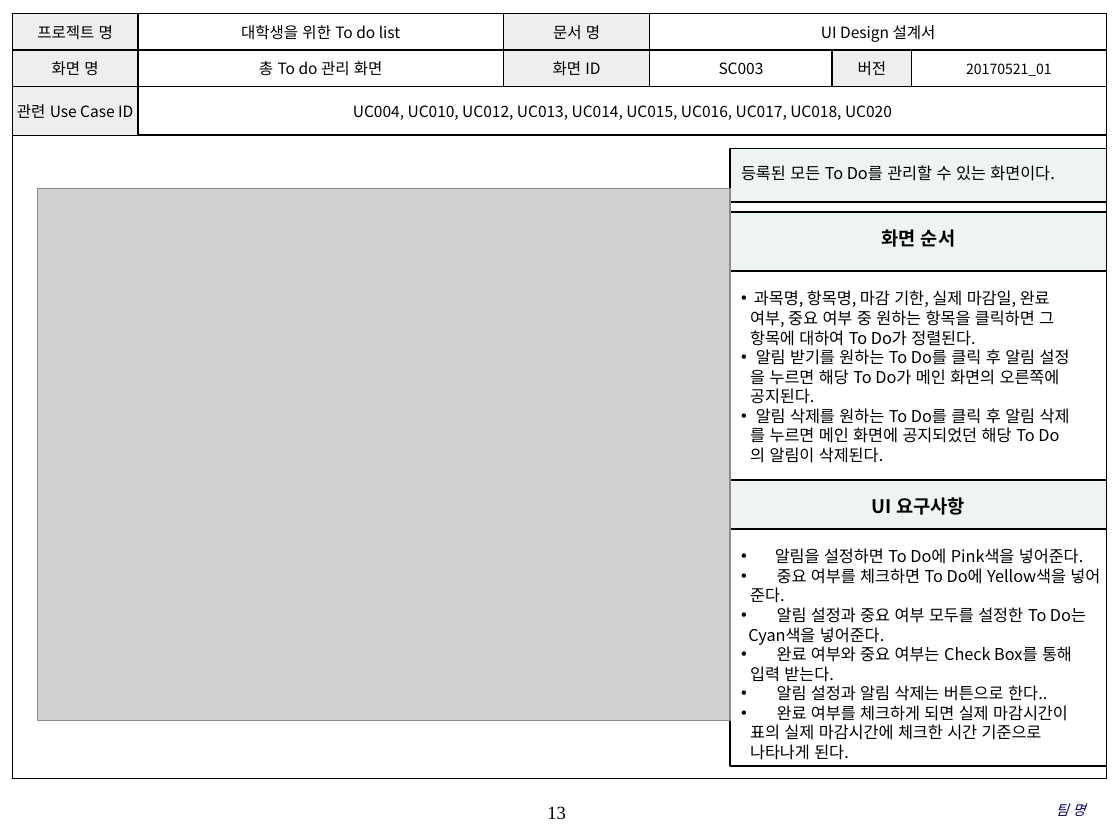
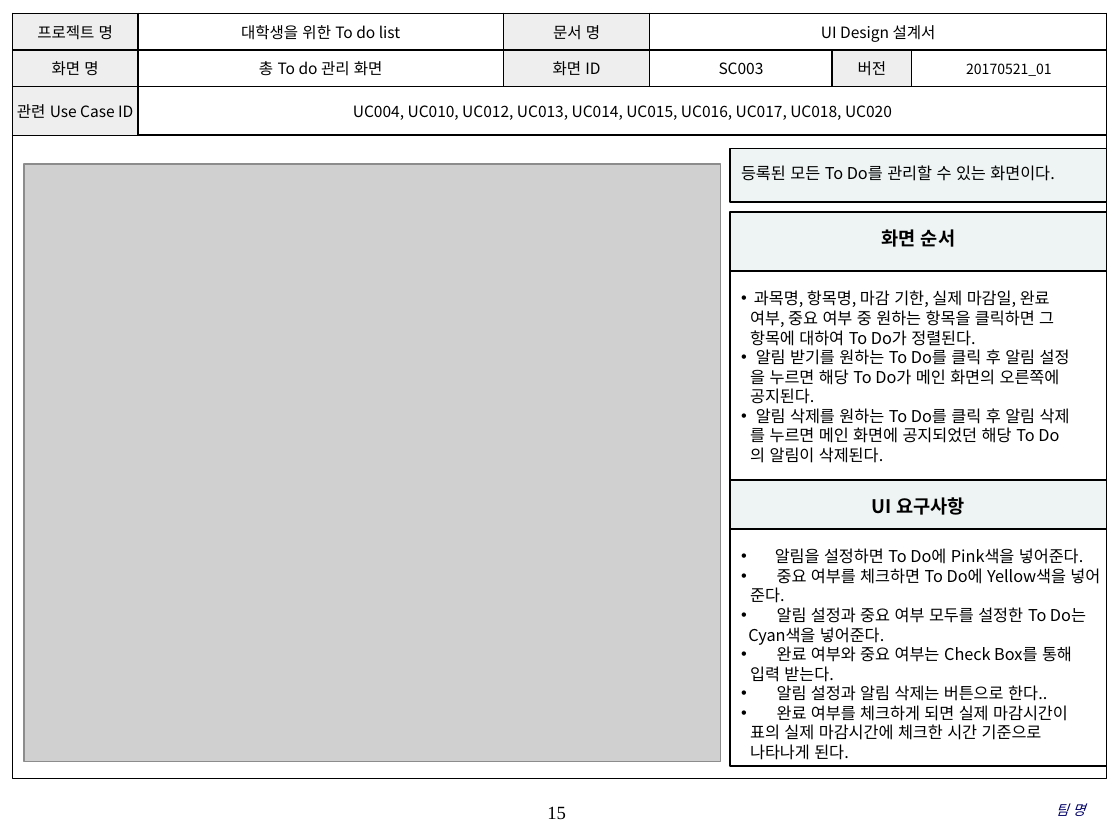
Before and after one commit to SE-admin/SE2017_4_tuna, a slide deck: slide 15 of doc/3_ 설계서/UI Design 설계서.pptx (slide 13 before the commit). Drawn at 1120x840 pixels with LibreOffice and Linux fonts; fonts in the diff are those of the drawing; grey boxes stand for pictures; background and template pictures are left out. Boxes give left, top, right and bottom in pixels: in the first picture for what was removed or moved away, otherwise in the second. Text is boxed around its words. In the diff, an @@ line names an element or a change of style, - is before the commit and + after.

```diff
--- a/doc/3_ 설계서/UI Design 설계서.pptx
+++ b/doc/3_ 설계서/UI Design 설계서.pptx
@@ picture: place and size @@
-picture at bbox=[37, 188, 729, 720]
+picture at bbox=[24, 164, 720, 760]
@@ page number at bbox=[547, 806, 566, 820]: text changed @@
-13
+15
```
Also in this commit, not shown: 12 other slides changed, 2 slides added.
